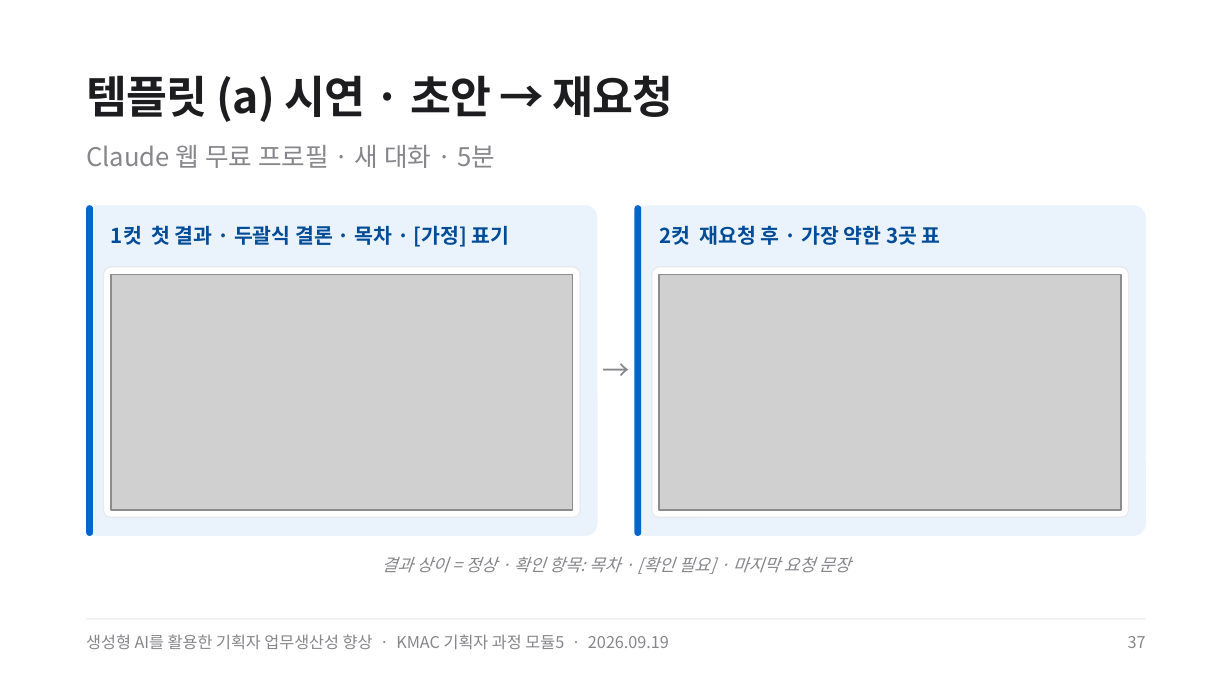
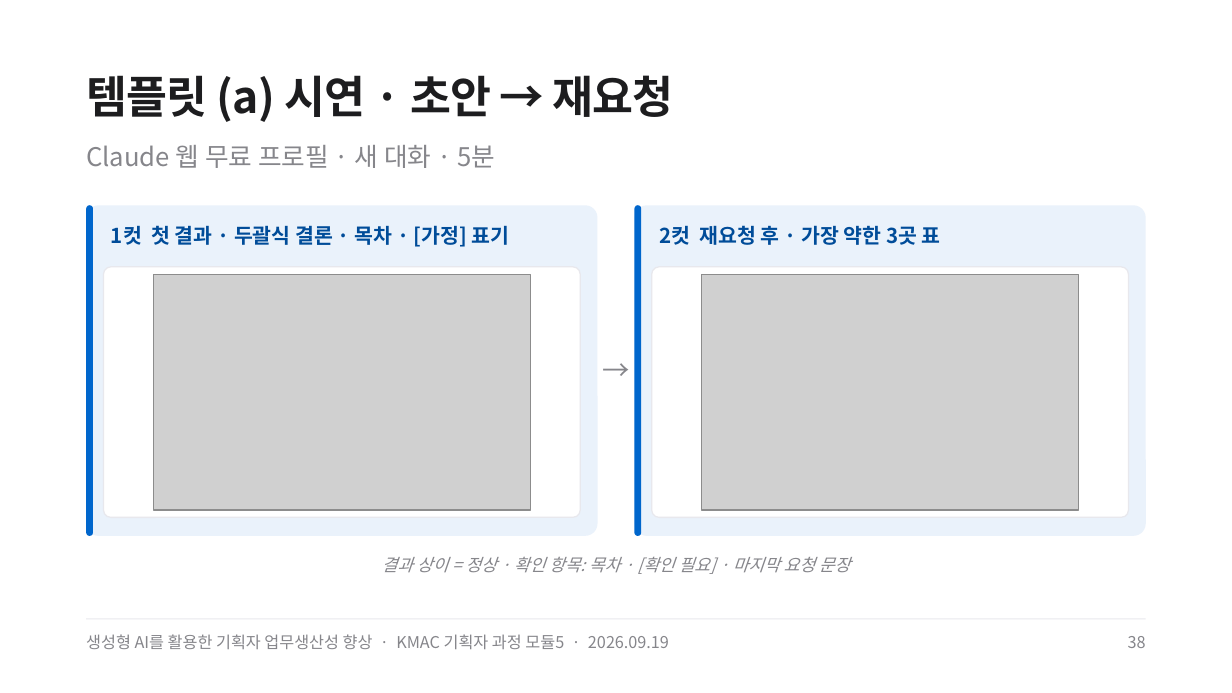
Before and after one commit to smilesjcha/ai-native-pm, a slide deck: slide 38 of projects/26Q3_AI-Native-PM/assets/pptx/kmac-m5-ai-pm-productivity-20260919-dist.pptx (slide 37 before the commit). Drawn at 1232x693 pixels with LibreOffice and Linux fonts; fonts in the diff are those of the drawing; grey boxes stand for pictures. Boxes give left, top, right and bottom in pixels: in the first picture for what was removed or moved away, otherwise in the second. Text is boxed around its words. In the diff, an @@ line names an element or a change of style, - is before the commit and + after.

```diff
--- a/projects/26Q3_AI-Native-PM/assets/pptx/kmac-m5-ai-pm-productivity-20260919-dist.pptx
+++ b/projects/26Q3_AI-Native-PM/assets/pptx/kmac-m5-ai-pm-productivity-20260919-dist.pptx
@@ picture: place and size @@
-picture at bbox=[111, 275, 573, 510]
+picture at bbox=[153, 275, 530, 510]
@@ picture: place and size @@
-picture at bbox=[659, 275, 1121, 510]
+picture at bbox=[701, 275, 1078, 510]
@@ text at bbox=[1128, 636, 1146, 648]: text changed @@
-37
+38
```
Also in this commit, not shown: 237 other slides changed, 3 slides added, 8 other files.
